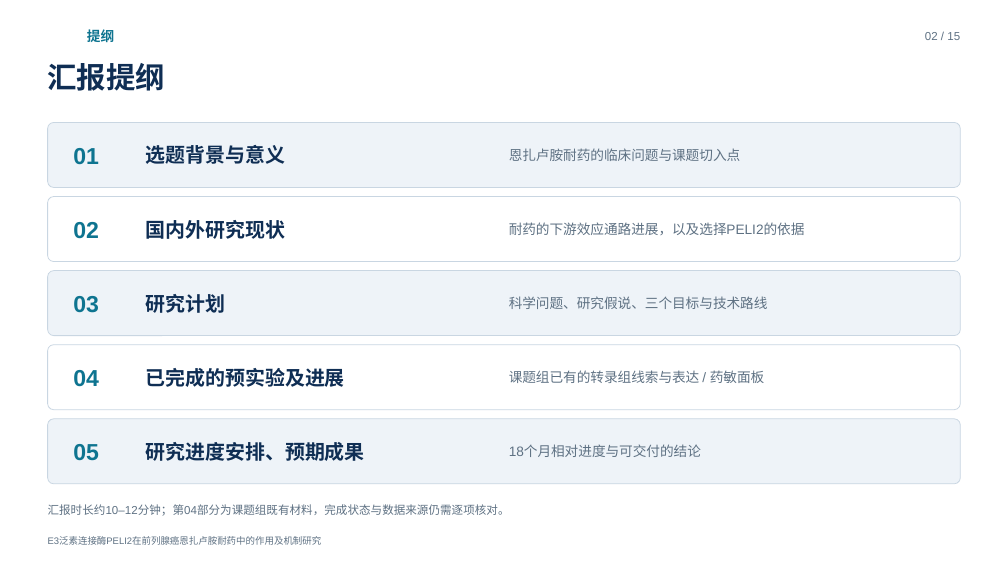
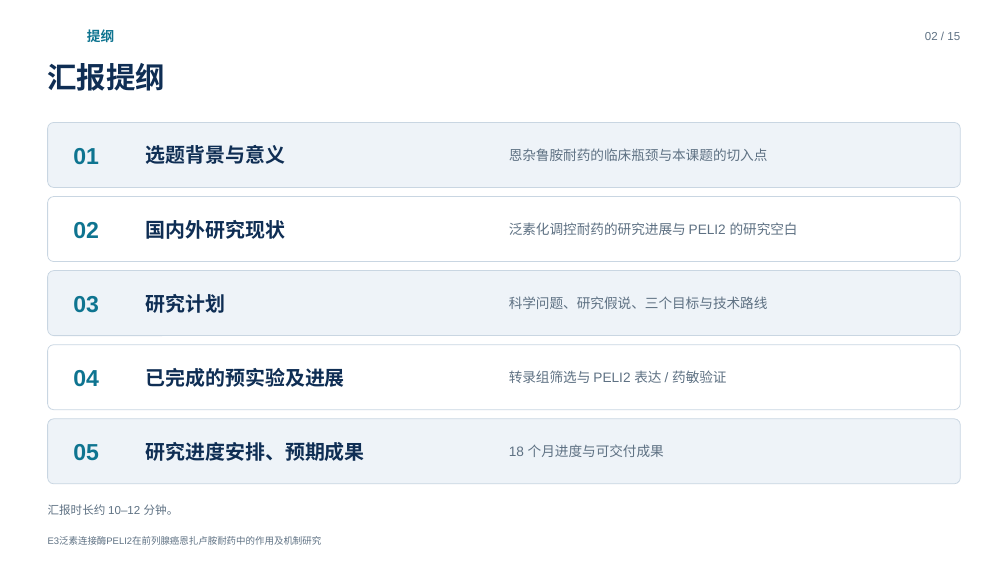
Before and after one commit to query11/test, a slide deck: slide 2 of PELI2开题/PELI2_开题报告.pptx. Drawn at 1008x567 pixels with LibreOffice and Linux fonts; fonts in the diff are those of the drawing. Boxes give left, top, right and bottom in pixels: in the first picture for what was removed or moved away, otherwise in the second. Text is boxed around its words. In the diff, an @@ line names an element or a change of style, - is before the commit and + after.

```diff
--- a/PELI2开题/PELI2_开题报告.pptx
+++ b/PELI2开题/PELI2_开题报告.pptx
@@ text at [509, 148, 768, 161]: text changed @@
-恩扎卢胺耐药的临床问题与课题切入点
+恩杂鲁胺耐药的临床瓶颈与本课题的切入点
@@ text at [509, 222, 798, 235]: text changed @@
-耐药的下游效应通路进展，以及选择PELI2的依据
+泛素化调控耐药的研究进展与 PELI2 的研究空白
@@ text at [509, 370, 726, 383]: text changed @@
-课题组已有的转录组线索与表达 / 药敏面板
+转录组筛选与 PELI2 表达 / 药敏验证
@@ text at [509, 444, 664, 457]: text changed @@
-18个月相对进度与可交付的结论
+18 个月进度与可交付成果
@@ text at [48, 504, 179, 515]: text changed @@
-汇报时长约10–12分钟；第04部分为课题组既有材料，完成状态与数据来源仍需逐项核对。
+汇报时长约 10–12 分钟。
```
Also in this commit, not shown: 7 other slides changed, 7 slides added, 7 slides removed, 2 other files.
